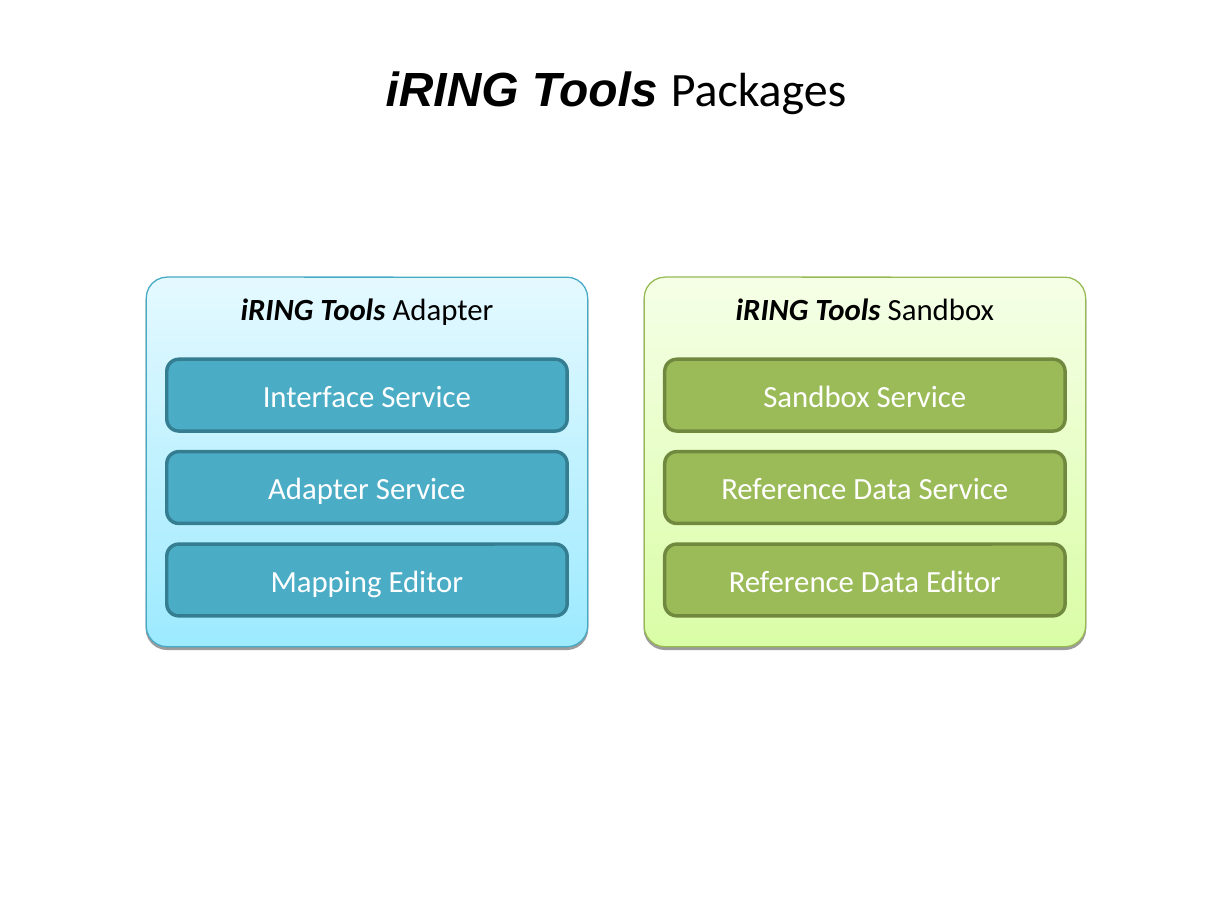
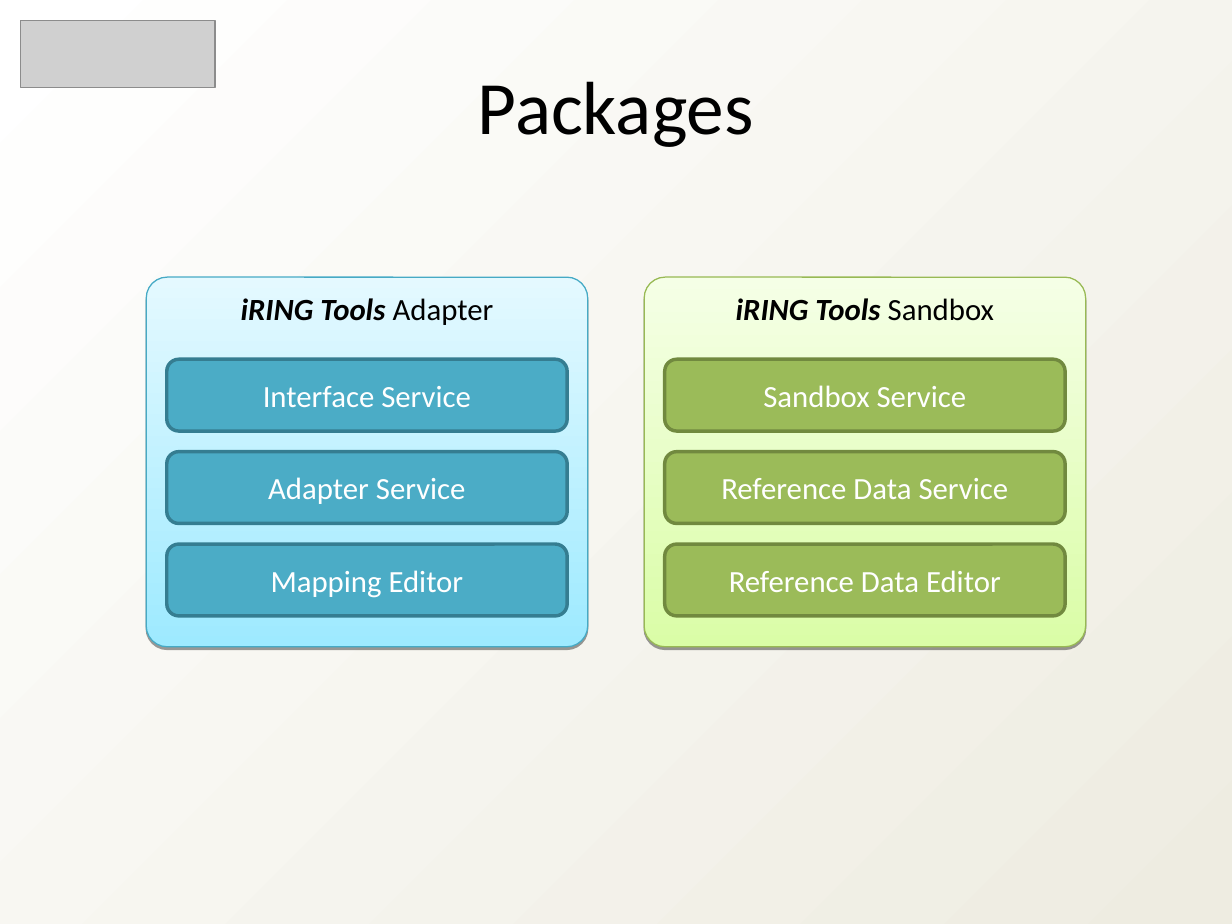
Before and after one commit to heyena/iring-tools, a slide deck: slide 2 of trunk/Documentation/iRING SDK Overview.ppt. Drawn at 1232x924 pixels with LibreOffice and Linux fonts; fonts in the diff are those of the drawing; grey boxes stand for pictures; background and template pictures are left out. Boxes give left, top, right and bottom in pixels: in the first picture for what was removed or moved away, otherwise in the second. Text is boxed around its words. In the diff, an @@ line names an element or a change of style, - is before the commit and + after.

```diff
--- a/trunk/Documentation/iRING SDK Overview.ppt
+++ b/trunk/Documentation/iRING SDK Overview.ppt
@@ background picture (left out) to gradient #FFFFFF to #EEECE1 @@
@@ picture added at (x1=21, y1=21, x2=216, y2=87) @@
@@ text at (x1=478, y1=81, x2=754, y2=147): text changed; size 28 to 44 pt; font Arial to Calibri; bold off; italic off @@
-iRING Tools Packages
+Packages
```
Also in this commit, not shown: 9 other slides changed, 5 slides added, 5 slides removed, 1 other file.
